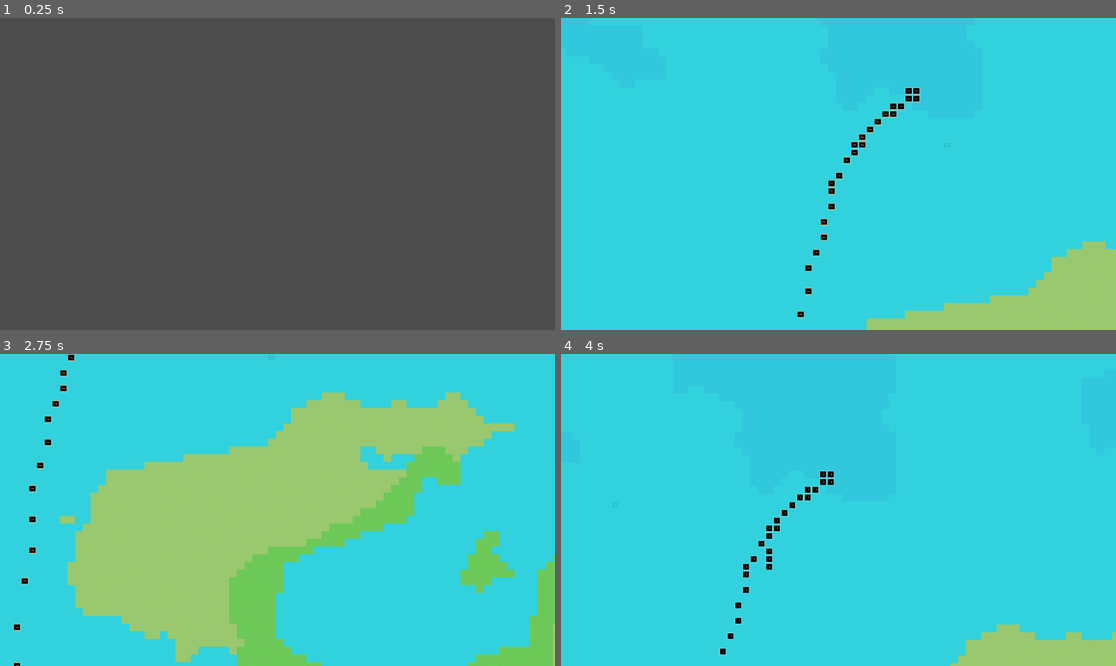
Above: before the commit, frames 1-4 (two rows, left to right).
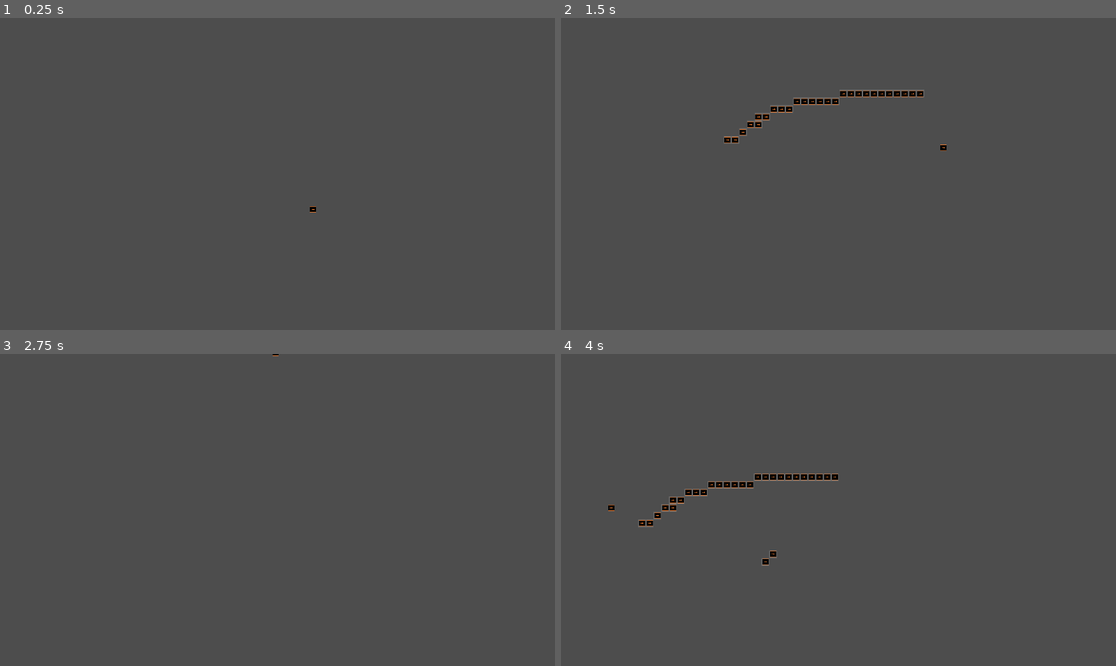
Above: after the commit, the same moments.

Repository: Faerghal1/FACTORG
Game: Godot game, scene res://Scenes/Main.tscn
The game is run twice, just before and just after one commit, with the same random seed, the same clock (stepped at 60 frames per second) and the same inputs.
Inputs (mouse positions are in pixels of both pictures, inside the frame that each line leads up to):
- Up to frame 1 (0.25 s): no input
- Up to frame 2 (1.5 s): move the mouse to (960, 158) at 0.52 s; press the mouse at (960, 158) at 0.53 s; hold D (Right) 0.53-1.28 s; move the mouse to (949, 155) at 1.27 s; release the mouse at (949, 155) at 1.28 s; hold S (Down) from 1.28 s (still down); tap Shift (Shift) at 1.35 s
- Up to frame 3 (2.75 s): move the mouse to (283, 360) at 2.02 s; release S (Down) at 2.03 s; hold D (Right) from 2.03 s (still down); hold Right mouse button (right_click) from 2.03 s (still down)
- Up to frame 4 (4 s): move the mouse to (633, 357) at 2.77 s; release D (Right) at 2.78 s; release Right mouse button (right_click) at 2.78 s; hold W (Up) 2.78-3.53 s; click (633, 357) at 2.85 s; move the mouse to (610, 506) at 3.52 s; hold A (Left) from 3.53 s (still down); hold Shift (Shift) from 3.53 s (still down)

The runs differ from the first frame. In frame 1, less than 0.1% of the frame differs, in the area x 55-57%, y 60-63%; in frame 2, 100%; in frame 3, 100%, in the area x 0-100%, y 0-100%; in frame 4, 100%.

Commit message:
Updated V3 Tilemap, still doesn't work :(

Diff:
--- /dev/null
+++ b/Scenes/Cactus.tscn
@@ -0,0 +1,22 @@
+[gd_scene format=3 uid="uid://cqoafxuue46l0"]
+
+[node name="ColorRect" type="ColorRect"]
+offset_left = 5.0
+offset_top = 18.0
+offset_right = 30.0
+offset_bottom = 58.0
+color = Color(0.129412, 1, 0, 1)
+
+[node name="ColorRect2" type="ColorRect" parent="."]
+offset_left = 14.0
+offset_top = -16.0
+offset_right = 39.0
+offset_bottom = 24.0
+color = Color(0.129412, 1, 0, 1)
+
+[node name="ColorRect" type="ColorRect" parent="."]
+offset_left = -17.0
+offset_top = -18.0
+offset_right = 8.0
+offset_bottom = 22.0
+color = Color(0.129412, 1, 0, 1)
--- /dev/null
+++ b/Scenes/Spruce_tree.tscn
@@ -0,0 +1,6 @@
+[gd_scene format=3 uid="uid://bl5hcgm6wscs8"]
+
+[node name="ColorRect" type="ColorRect"]
+offset_right = 40.0
+offset_bottom = 40.0
+color = Color(0.603248, 0.603248, 0.603248, 1)
--- /dev/null
+++ b/Scenes/Tree.tscn
@@ -0,0 +1,15 @@
+[gd_scene format=3 uid="uid://cfu6u0e00kogf"]
+
+[node name="Sprite2D" type="Sprite2D"]
+
+[node name="ColorRect" type="ColorRect" parent="."]
+offset_right = 37.0
+offset_bottom = 15.0
+color = Color(0, 0.6, 0, 1)
+
+[node name="ColorRect2" type="ColorRect" parent="."]
+offset_left = 12.0
+offset_top = 15.0
+offset_right = 25.0
+offset_bottom = 30.0
+color = Color(0.383509, 0.13267, 1.20327e-07, 1)
--- a/Scenes/tile_map.tscn
+++ b/Scenes/tile_map.tscn
@@ -1,11 +1,12 @@
 [gd_scene load_steps=6 format=3 uid="uid://duxgwxtl60kum"]
 
-[ext_resource type="Texture2D" uid="uid://brqo8thr6iyno" path="res://Assets/tiles2.png" id="1_466rs"]
+[ext_resource type="Texture2D" uid="uid://t3qbg52ty83v" path="res://Assets/single_tile_tileset.png" id="1_bdlr5"]
 [ext_resource type="Script" path="res://Scripts/tile_map.gd" id="2_7xrpl"]
 [ext_resource type="PackedScene" uid="uid://grkud06u2t6y" path="res://Scenes/Camera.tscn" id="3_mn8yg"]
 
-[sub_resource type="TileSetAtlasSource" id="TileSetAtlasSource_krpv0"]
-texture = ExtResource("1_466rs")
+[sub_resource type="TileSetAtlasSource" id="TileSetAtlasSource_s7dow"]
+texture = ExtResource("1_bdlr5")
+texture_region_size = Vector2i(10, 10)
 0:0/0 = 0
 1:0/0 = 0
 2:0/0 = 0
@@ -13,23 +14,23 @@
 0:1/0 = 0
 1:1/0 = 0
 2:1/0 = 0
-3:1/0 = 0
 0:2/0 = 0
 1:2/0 = 0
 2:2/0 = 0
-3:2/0 = 0
 0:3/0 = 0
 1:3/0 = 0
 2:3/0 = 0
 3:3/0 = 0
+4:0/0 = 0
 
 [sub_resource type="TileSet" id="TileSet_ggshd"]
-sources/0 = SubResource("TileSetAtlasSource_krpv0")
+sources/1 = SubResource("TileSetAtlasSource_s7dow")
 
 [node name="Node2D" type="Node2D"]
 
 [node name="GeneratedMap" type="TileMap" parent="."]
 tile_set = SubResource("TileSet_ggshd")
+rendering_quadrant_size = 8
 format = 2
 script = ExtResource("2_7xrpl")
 
--- a/Scripts/Camera.gd
+++ b/Scripts/Camera.gd
@@ -2,8 +2,8 @@
 
 const POSITION_Y := 128.0
 const POSITION_X := 128.0
-var temppos_y := 0.0 #10000.0 * 25/3
-var temppos_x := 0.0 #10000.0 * 25/3
+var temppos_y := 10000.0 * 8
+var temppos_x := 10000.0 * 8
 var move_y = true
 var move_x = true
 
--- a/Scripts/tile_map.gd
+++ b/Scripts/tile_map.gd
@@ -3,29 +3,118 @@
 var moisture = FastNoiseLite.new()
 var temperature = FastNoiseLite.new()
 var altitude = FastNoiseLite.new()
-var width = 190
-var height = 110
+var width = 1000
+var height = 1000
+var biome = {}
 @onready var player = get_parent().get_child(1)
+
+
+
+var objects = {}
+
+
+var tiles = {"grass": Vector2i(0,0), "jungle_grass": Vector2i(1,0), "sand": Vector2i(1,1), "water": Vector2i(0,2), "snow": Vector2i(0,1), "stone": Vector2i(2,1)}
+
+
+var object_tiles = {"tree": preload("res://Scenes/Tree.tscn"), "cactus": preload("res://Scenes/Cactus.tscn"), \
+"spruce_tree": preload("res://Scenes/Spruce_tree.tscn")}
+
+
+var biome_data = {
+	"plains": {"grass": 1},
+	"beach": {"sand": 0.99, "stone": 0.01},
+	"jungle": {"jungle_grass": 1},
+	"desert": {"sand": 0.98, "stone": 0.02},
+	"lake": {"water": 1},
+	"mountain": {"stone": 0.98, "grass":0.02},
+	"snow": {"snow": 0.96, "stone": 0.02, "grass": 0.02},
+	"ocean":{"water": 1}
+}
+
+var object_data = {
+	"plains": {"tree": 0.03},
+	"beach": {"tree": 0.01},
+	"jungle": {"tree": 0.04},
+	"desert": {"cactus": 0.03},
+	"lake": {},
+	"mountain": {"spruce_tree":0.02},
+	"snow": {"spruce_tree": 0.02},
+	"ocean":{}
+}
+
+
+func random_tile(data, biome):
+	var current_biome = data[biome]
+	var rand_num = randf()
+	var running_total = 0
+	for tile in current_biome:
+			running_total = running_total+current_biome[tile]
+			if rand_num <= running_total:
+				return tile
 
 # Called when the node enters the scene tree for the first time.
 func _ready():
 	moisture.seed = randi() # Having three randi so that they are unique
 	temperature.seed = randi()
 	altitude.seed = randi()
-
+	generate_chunk(player.position)
 # Called every frame. 'delta' is the elapsed time since the previous frame.
 func _process(delta):
-	generate_chunk(player.position)
+	pass
 
 func generate_chunk(position):
 	var tile_pos = local_to_map(position) # gets the position in tilemap coords
 	for x in range (width):
 		for y in range(height):
-			var moist = moisture.get_noise_2d(tile_pos.x + x - width/2, tile_pos.y + y - height/2)*10
-			var temp = temperature.get_noise_2d(tile_pos.x + x - width/2, tile_pos.y + y - height/2)*10
-			var alt = altitude.get_noise_2d(tile_pos.x + x - width/2, tile_pos.y + y - height/2)*10
 
-			if alt < 2: #generates water is altitude is too low
-				set_cell(0, Vector2i(tile_pos.x + x - width/2, tile_pos.y + y - height/2), 0, Vector2i(3,round((temp+10)/5)))
+			var pos = Vector2(x,y)
+			var moist = moisture.get_noise_2d(tile_pos.x + x - width/2, tile_pos.y + y - height/2)
+			var temp = temperature.get_noise_2d(tile_pos.x + x - width/2, tile_pos.y + y - height/2)
+			var alt = altitude.get_noise_2d(tile_pos.x + x - width/2, tile_pos.y + y - height/2)
+			#if alt < -3: #generates water is altitude is too low
+				#set_cell(0, Vector2i(tile_pos.x + x - width/2, tile_pos.y + y - height/2), 0, Vector2i(3,round((temp+10)/5)))
+			#else:
+				#set_cell(0, Vector2i(tile_pos.x + x - width/2, tile_pos.y + y - height/2), 0, Vector2i(round((moist+4)/5),round((temp+10)/5)))
+		#Ocean
+			if alt < -0.4:
+				set_cell(0, Vector2i(tile_pos.x + x - width/2, tile_pos.y + y - height/2), 0, Vector2i(0,2))
+
+			#Beach
+			elif alt < -0.3:
+				biome[pos] = "beach"
+				set_cell(0, Vector2i(tile_pos.x + x - width/2, tile_pos.y + y - height/2), 0, \
+				tiles[random_tile(biome_data, "beach")])
+
+			#Other Biomes
+			elif alt < 0.7:
+				#plains
+				if moist > -0.5 and moist < 0.5 and temp > -0.3 and temp < 0.4:
+					biome[pos] = "plains"
+					set_cell(0, Vector2i(tile_pos.x + x - width/2, tile_pos.y + y - height/2), 0, \
+					tiles[random_tile(biome_data, "plains")])
+				#jungle
+				elif  moist > 0.4 and moist < 0.9 and temp > 0.6:
+					biome[pos] = "jungle"
+					set_cell(0, Vector2i(tile_pos.x + x - width/2, tile_pos.y + y - height/2), 0, \
+					tiles[random_tile(biome_data, "jungle")])
+				#desert
+				elif temp > 0.6 and moist < 0.3:
+					biome[pos] = "desert"
+					set_cell(0, Vector2i(tile_pos.x + x - width/2, tile_pos.y + y - height/2), 0, \
+					tiles[random_tile(biome_data, "desert")])
+				#lakes
+				elif moist >= 0.5:
+					biome[pos] = "lake"
+					set_cell(0, Vector2i(tile_pos.x + x - width/2, tile_pos.y + y - height/2), 0, \
+					tiles[random_tile(biome_data, "lake")])
+			#Mountains
+			elif  moist > 0.7 and moist < 0.8:
+				biome[pos] = "mountain"
+				set_cell(0, Vector2i(tile_pos.x + x - width/2, tile_pos.y + y - height/2), 0, \
+				tiles[random_tile(biome_data, "mountain")])
+			#Snow
 			else:
-				set_cell(0, Vector2i(tile_pos.x + x - width/2, tile_pos.y + y - height/2), 0, Vector2i(round((moist+10)/5),round((temp+10)/5)))
+				biome[pos] = "snow"
+				#set_cell(pos, tiles[random_tile(biome_data,"snow")])
+				set_cell(0, Vector2i(tile_pos.x + x - width/2, tile_pos.y + y - height/2), 0, \
+				tiles[random_tile(biome_data, "snow")])
--- a/tile_mapv3.gd
+++ b/tile_mapv3.gd
@@ -4,14 +4,55 @@
 @export var height = 600
 @onready var tilemap = $TileMap
 var temperature = {}
+var moisture = {}
 var altitude = {}
 var biome = {}
-var fastNoiseLite = FastNoiseLite.new
+var fastNoiseLite = FastNoiseLite.new()
+
+
+func generate_map(per,oct):
+	fastNoiseLite.seed = randi()
+
+	var gridName = {}
+	for x in width:
+		for y in height:
+			var rand = 2*(abs(fastNoiseLite.get_noise_2d(x,y)))
+			gridName[Vector2(x,y)] = rand
+	return gridName
+
 # Called when the node enters the scene tree for the first time.
 func _ready():
-	pass # Replace with function body.
-
+	temperature = generate_map(300, 5)
+	moisture = generate_map(300,5)
+	altitude = generate_map(150,5)
+	set_tile(width,height)
 
 # Called every frame. 'delta' is the elapsed time since the previous frame.
 func _process(delta):
 	pass
+#var noise: FastNoiseLite = FastNoiseLite.new()
+#noise.noise_type = FastNoiseLite.TYPE_SIMPLEX
+#noise.seed = randi()
+
+#var value = noise.noise.get_noise_2d(x, y)
+
+#var noise = OpenSimplexNoise.new()
+#noise.seed = randi()
+#noise.octaves = 2
+#noise.period = 10.0
+#noise.persistence = 0.8
+#var value = noise.get_noise_2d(x, y)
+
+func set_tile(width, height):
+	for x in width:
+		for y in height:
+			var pos = Vector2(x, y)
+			var alt = altitude[pos]
+			var temp = temperature[pos]
+			var moist = moisture[pos]
+
+#			ocean
+			if alt <0.1:
+				tilemap.set_cell(0, Vector2i(x,y), 0, Vector2i(0,2))
+			else:
+				tilemap.set_cell(0, Vector2i(x,y), 0, Vector2i(1,0))
--- a/world_genV3.tscn
+++ b/world_genV3.tscn
@@ -3,32 +3,33 @@
 [ext_resource type="Script" path="res://tile_mapv3.gd" id="1_ejag7"]
 [ext_resource type="Texture2D" uid="uid://t3qbg52ty83v" path="res://Assets/single_tile_tileset.png" id="2_i3r71"]
 
-[sub_resource type="TileSetAtlasSource" id="TileSetAtlasSource_hdkwm"]
+[sub_resource type="TileSetAtlasSource" id="TileSetAtlasSource_6lprd"]
 texture = ExtResource("2_i3r71")
 texture_region_size = Vector2i(10, 10)
+0:0/0 = 0
 1:0/0 = 0
-0:0/0 = 0
 2:0/0 = 0
 3:0/0 = 0
-4:0/0 = 0
 0:1/0 = 0
 1:1/0 = 0
 2:1/0 = 0
+0:2/0 = 0
 1:2/0 = 0
-0:2/0 = 0
 2:2/0 = 0
+0:3/0 = 0
+1:3/0 = 0
+2:3/0 = 0
 3:3/0 = 0
-2:3/0 = 0
-1:3/0 = 0
-0:3/0 = 0
+4:0/0 = 0
 
-[sub_resource type="TileSet" id="TileSet_2x0an"]
-sources/1 = SubResource("TileSetAtlasSource_hdkwm")
+[sub_resource type="TileSet" id="TileSet_thygp"]
+tile_size = Vector2i(8, 8)
+sources/1 = SubResource("TileSetAtlasSource_6lprd")
 
 [node name="World gen" type="Node2D"]
 y_sort_enabled = true
 script = ExtResource("1_ejag7")
 
 [node name="TileMap" type="TileMap" parent="."]
-tile_set = SubResource("TileSet_2x0an")
+tile_set = SubResource("TileSet_thygp")
 format = 2
